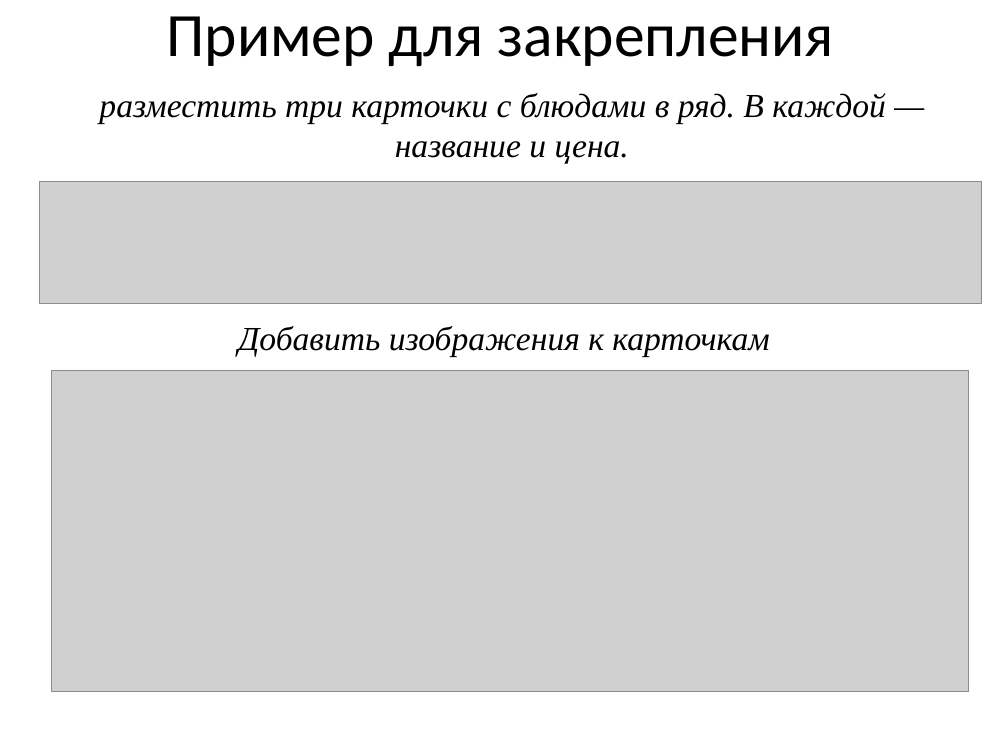
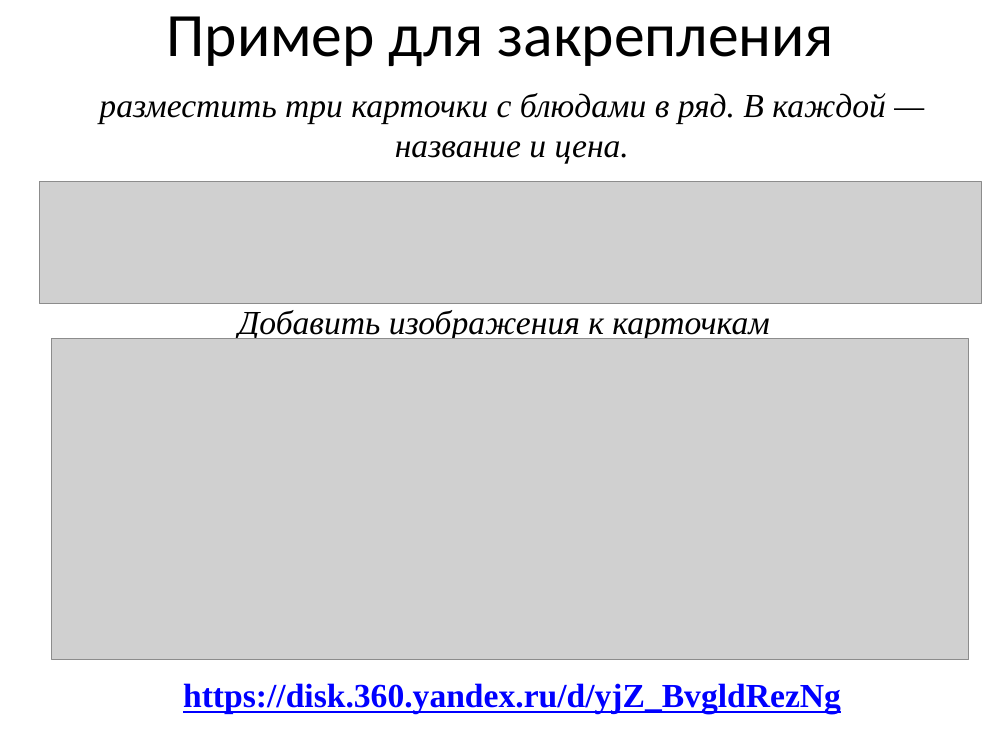
Before and after one commit to mbdatateach/site, a slide deck: slide 25 of ДПО/Лекция.pptx. Drawn at 1008x756 pixels with LibreOffice and Linux fonts; fonts in the diff are those of the drawing; grey boxes stand for pictures. Boxes give left, top, right and bottom in pixels: in the first picture for what was removed or moved away, otherwise in the second. Text is boxed around its words. In the diff, an @@ line names an element or a change of style, - is before the commit and + after.

```diff
--- a/ДПО/Лекция.pptx
+++ b/ДПО/Лекция.pptx
@@ text "Добавить изображения к карточкам": place and size @@
-text "Добавить изображения к карточкам" at box(238, 326, 769, 356)
+text "Добавить изображения к карточкам" at box(238, 310, 769, 340)
@@ picture: place and size @@
-picture at box(52, 370, 969, 691)
+picture at box(52, 339, 969, 660)
@@ text added at box(183, 683, 841, 714), 24 pt, text #0000FF, bold, underline @@
+https://disk.360.yandex.ru/d/yjZ_BvgldRezNg
```
Also in this commit, not shown: 1 other slide changed, 8 other files.
